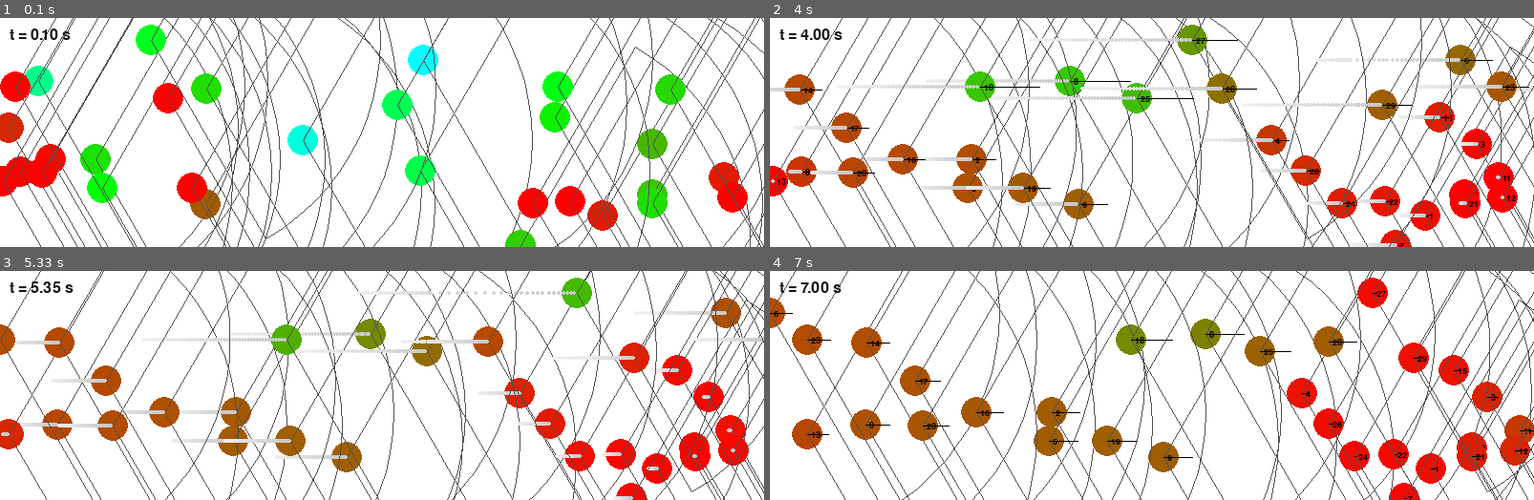
Above: before the commit, frames 1-4 (two rows, left to right).
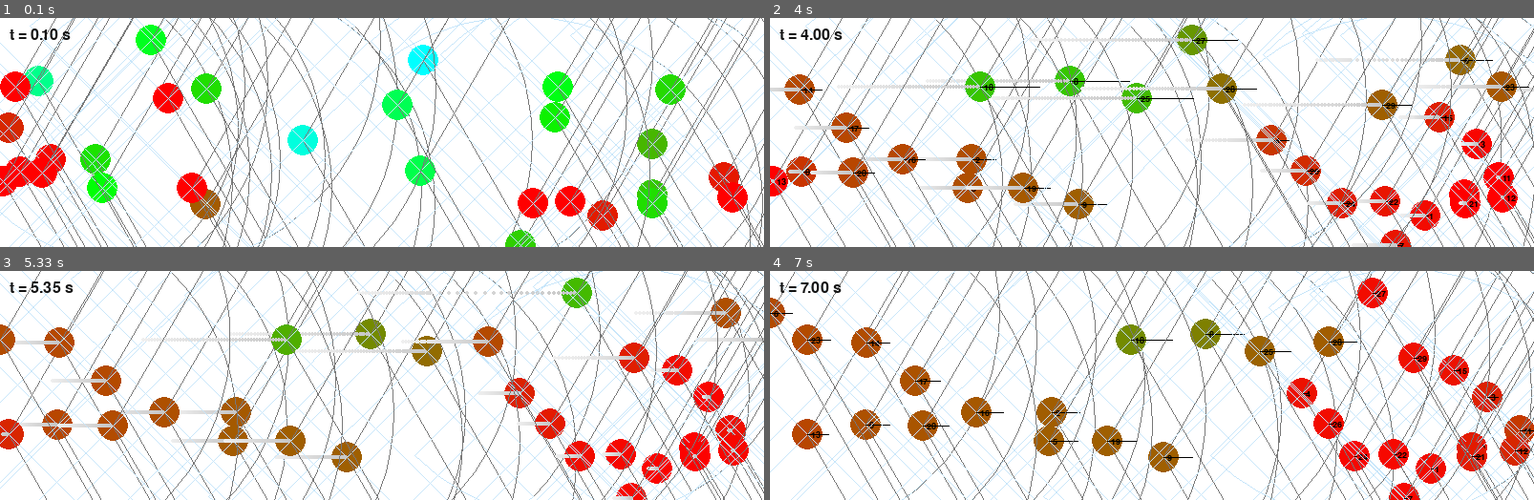
Above: after the commit, the same moments.

Repository: lliu12/crowd_flow
Game: pygame game, started from examples/run_with_logging.py
The game is run twice, just before and just after one commit, with the same random seed, the same clock (stepped at 60 frames per second) and the same inputs.
Inputs:
- Up to frame 1 (0.1 s): no input
- Up to frame 2 (4 s): tap T at 0.33 s; tap C at 0.67, 3.67 s; tap V at 1 s; tap I at 2.33 s
- Up to frame 3 (5.33 s): tap V at 4 s; tap I at 4.33 s
- Up to frame 4 (7 s): tap I at 5.73, 6.03, 6.23, 6.53, 6.8 s; tap V at 5.82 s; tap T at 6.32 s

The runs differ from the first frame. In frame 1, 12% of the frame differs, in the area x 0-100%, y 0-100%; in frame 2, 11%; in frame 3, 11%; in frame 4, 11%.

Commit message:
add circle flow

Diff:
--- a/crowd_sim/agents.py
+++ b/crowd_sim/agents.py
@@ -1,7 +1,7 @@
 # agents.py
 from collections import deque
 from dataclasses import dataclass, field
-from typing import Deque, Tuple
+from typing import Deque, Tuple, Optional
 
 
 
@@ -24,6 +24,11 @@
     orbit_radius: float = 0.0
     pass_target_radius: float = 0.0
     angular_speed: float = 0.0
+    blocked: bool = False
+    left_blocked: bool = False
+    right_blocked: bool = False
+    dist_to_nearest: Optional[float] = None
+    angle_to_nearest: Optional[float] = None
     trail: Deque[Tuple[float, float]] = field(
         default_factory=lambda: deque(maxlen=50)
     )
--- a/crowd_sim/behaviors.py
+++ b/crowd_sim/behaviors.py
@@ -28,6 +28,38 @@
             dy += Ly
 
     return dx, dy
+
+
+def is_neighbor_in_custom_cone(agent,
+                               nb,
+                               params: Dict,
+                               dir_x: float,
+                               dir_y: float,
+                               range_m: float,
+                               half_angle: float) -> Tuple[bool, Optional[float], float, float]:
+    """Check if nb is within a cone with explicit direction, range, and half-angle."""
+    Lx = params.get("Lx", None)
+    Ly = params.get("Ly", None)
+    periodic_x = params.get("periodic_x", False)
+    periodic_y = params.get("periodic_y", False)
+
+    dx, dy = displacement_with_periodic(agent, nb, Lx, Ly, periodic_x, periodic_y)
+
+    dist = math.hypot(dx, dy)
+    if dist == 0.0 or dist > range_m:
+        return False, None, dx, dy
+
+    dot = dir_x * dx + dir_y * dy
+    cos_angle = dot / dist
+
+    if cos_angle <= 0.0:
+        return False, None, dx, dy
+
+    if cos_angle < math.cos(half_angle):
+        return False, None, dx, dy
+
+    return True, dist, dx, dy
+
 
 
 def is_neighbor_in_vision_cone(agent,
@@ -41,32 +73,8 @@
     """
     R = params.get("sensing_radius", 3.0)
     theta = params.get("sensing_half_angle", math.radians(60.0))
-
-    Lx = params.get("Lx", None)
-    Ly = params.get("Ly", None)
-    periodic_x = params.get("periodic_x", False)
-    periodic_y = params.get("periodic_y", False)
-
-    # Displacement with periodic boundaries
-    dx, dy = displacement_with_periodic(agent, nb, Lx, Ly, periodic_x, periodic_y)
-
-    dist = math.hypot(dx, dy)
-    if dist == 0.0 or dist > R:
-        return False, None
-
-    # Angle check: cos(angle) = (dir . r) / (|dir||r|)
-    dot = dir_x * dx + dir_y * dy
-    cos_angle = dot / dist
-
-    # Behind or exactly sideways
-    if cos_angle <= 0.0:
-        return False, None
-
-    # Outside half-angle
-    if cos_angle < math.cos(theta):
-        return False, None
-
-    return True, dist
+    in_cone, dist, _, _ = is_neighbor_in_custom_cone(agent, nb, params, dir_x, dir_y, R, theta)
+    return in_cone, dist
 
 def circular_ccw_direction(agent: Agent, params: Dict) -> Tuple[float, float]:
     """Return the unit tangent direction for counterclockwise motion."""
@@ -165,17 +173,17 @@
     nearest_left_d = None
 
     for nb in neighbors:
-        in_cone, dist = is_neighbor_in_vision_cone(agent, nb, params, dir_x, dir_y)
+        in_cone, dist, dx, dy = is_neighbor_in_custom_cone(
+            agent,
+            nb,
+            params,
+            dir_x,
+            dir_y,
+            params.get("sensing_radius", 3.0),
+            params.get("sensing_half_angle", math.radians(60.0)),
+        )
         if not in_cone:
             continue
-
-        dx, dy = displacement_with_periodic(
-            agent, nb,
-            params.get("Lx", None),
-            params.get("Ly", None),
-            params.get("periodic_x", False),
-            params.get("periodic_y", False),
-        )
 
         side = dir_x * dy - dir_y * dx
 
@@ -195,13 +203,9 @@
         pass_strength = 1.0 - (nearest_left_d - d_stop) / (d_slow - d_stop)
 
     desired_target_radius = base_radius + max_offset * pass_strength
-    print(f"Agent {agent.id} has current desired target radius {desired_target_radius}")
-
     alpha = min(1.0, target_gain * dt)
     current_target = current_target + alpha * (desired_target_radius - current_target)
     agent.pass_target_radius = current_target
-
-    print(f"Agent {agent.id} has current target radius {agent.pass_target_radius}")
 
     omega = getattr(agent, "angular_speed", params.get("angular_speed", 0.0))
     tangential_speed = abs(omega) * current_target
@@ -222,6 +226,126 @@
     agent.dir_y = dir_y
     agent.vx = speed * dir_x + corr_vx
     agent.vy = speed * dir_y + corr_vy
+
+
+def circular_robotics_behavior(agent: Agent,
+                               neighbors: List,
+                               params: Dict) -> None:
+
+
+    d_stop = params.get("d_stop", 0.15)
+    d_slow = params.get("d_slow", 0.4)
+    dt = params.get("dt", 0.05)
+    radius_target_gain = params.get("radius_target_gain", 4.0)
+    forward_range = params.get("sensing_radius", 3.0)
+    forward_half_angle = params.get("sensing_half_angle", math.radians(60.0))
+    side_range = params.get("side_sensing_radius", forward_range)
+    side_half_angle = params.get("side_sensing_half_angle", math.radians(45.0))
+
+
+    base_radius = getattr(agent, "orbit_radius", params.get("orbit_radius", 0.0))
+    current_target = getattr(agent, "pass_target_radius", 0.0)
+    if current_target == 0.0:
+        current_target = base_radius
+
+    r_min = params.get("circle_radius_min", base_radius)
+    r_max = params.get("circle_radius_max", base_radius)
+
+    dir_x, dir_y = circular_ccw_direction(agent, params)
+    left_dir_x, left_dir_y = -dir_y, dir_x
+    right_dir_x, right_dir_y = dir_y, -dir_x
+
+    nearest_d = None
+    nearest_angle = None
+    nearest_left_d = None
+    nearest_right_d = None
+
+    for nb in neighbors:
+        in_forward, forward_dist, dx, dy = is_neighbor_in_custom_cone(
+            agent, nb, params, dir_x, dir_y, forward_range, forward_half_angle
+        )
+        if in_forward:
+            signed_angle = math.atan2(dir_x * dy - dir_y * dx, dir_x * dx + dir_y * dy)
+            if nearest_d is None or (forward_dist is not None and forward_dist < nearest_d):
+                nearest_d = forward_dist
+                nearest_angle = signed_angle
+
+        in_left, left_dist, _, _ = is_neighbor_in_custom_cone(
+            agent, nb, params, left_dir_x, left_dir_y, side_range, side_half_angle
+        )
+        if in_left and (nearest_left_d is None or (left_dist is not None and left_dist < nearest_left_d)):
+            nearest_left_d = left_dist
+
+        in_right, right_dist, _, _ = is_neighbor_in_custom_cone(
+            agent, nb, params, right_dir_x, right_dir_y, side_range, side_half_angle
+        )
+        if in_right and (nearest_right_d is None or (right_dist is not None and right_dist < nearest_right_d)):
+            nearest_right_d = right_dist
+
+    agent.blocked = nearest_d is not None
+    agent.left_blocked = nearest_left_d is not None
+    agent.right_blocked = nearest_right_d is not None
+    agent.dist_to_nearest = nearest_d
+    agent.angle_to_nearest = nearest_angle
+
+    omega = getattr(agent, "angular_speed", params.get("angular_speed", 0.0))
+    base_tangential_speed = abs(omega) * current_target
+
+    if nearest_d is None:
+        closeness = 0.0
+        tangential_speed = base_tangential_speed
+    elif nearest_d <= d_stop:
+        closeness = 1.0
+        tangential_speed = 0.0
+    elif nearest_d >= d_slow:
+        closeness = 0.0
+        tangential_speed = base_tangential_speed
+    else:
+        t = (nearest_d - d_stop) / (d_slow - d_stop)
+        closeness = 1.0 - t
+        tangential_speed = t * base_tangential_speed
+
+    if not agent.blocked and not agent.left_blocked and not agent.right_blocked:
+        desired_radius = base_radius
+    else:
+        # if nearest_angle is None or (agent.left_blocked and agent.right_blocked):
+        # ^ this line was the bug! front cone empty -> radius reset to base
+        if agent.left_blocked and agent.right_blocked:
+            side_sign = 0.0
+            closeness = 1.0
+        elif (not agent.left_blocked) and ((False if nearest_angle is None else nearest_angle < 0.0) or agent.right_blocked):
+            side_sign = -1.0
+            closeness = 1.0
+        elif (not agent.right_blocked) and ((False if nearest_angle is None else nearest_angle > 0.0) or agent.left_blocked):
+            side_sign = 1.0
+            closeness = 1.0
+        else:
+            side_sign = 0.0
+
+
+        max_delta_inward = max(0.0, base_radius - r_min)
+        max_delta_outward = max(0.0, r_max - base_radius)
+        max_delta = max_delta_inward if side_sign < 0.0 else max_delta_outward
+        desired_radius = base_radius + side_sign * closeness * max_delta
+        # desired_radius = base_radius + side_sign * max_delta
+
+        desired_radius = max(r_min, min(r_max, desired_radius))
+        print(f"nearest angle: {nearest_angle}, side sign: {side_sign}, desired radius {desired_radius}")
+
+        # print(f"Agent {agent.id} desired radius: {desired_radius}, sign {side_sign}, closeness {closeness}, max_delta {max_delta}")
+
+
+    alpha = min(1.0, radius_target_gain * dt)
+    current_target = current_target + alpha * (desired_radius - current_target)
+    agent.pass_target_radius = current_target
+
+    tangential_speed = min(tangential_speed, abs(omega) * current_target) if tangential_speed > 0.0 else tangential_speed
+    corr_vx, corr_vy = radial_restoring_velocity(agent, params)
+
+    agent.dir_x = dir_x
+    agent.dir_y = dir_y
+    agent.vx = tangential_speed * dir_x + corr_vx
+    agent.vy = tangential_speed * dir_y + corr_vy
 
 
 # these agents move forward at their desired speed until a neighbor is detected
--- a/crowd_sim/visualization/pygame_view.py
+++ b/crowd_sim/visualization/pygame_view.py
@@ -20,6 +20,8 @@
                  pixels_per_meter: float = 80.0,
                  fps_cap: int = 20,
                  sensing_half_angle: float = math.radians(60.0),
+                 side_sensing_radius: Optional[float] = None,
+                 side_sensing_half_angle: float = math.radians(45.0),
                  orbit_center: Optional[Tuple[float, float]] = None,
                  orbit_radius: Optional[float] = None,
                  agent_radius_m = 0.2):
@@ -34,6 +36,8 @@
         self.clock = pygame.time.Clock()
         self.fps_cap = fps_cap
         self.sensing_half_angle = sensing_half_angle
+        self.side_sensing_radius = side_sensing_radius if side_sensing_radius is not None else sensing_radius
+        self.side_sensing_half_angle = side_sensing_half_angle
         self.orbit_center = orbit_center
         self.orbit_radius = orbit_radius
 
@@ -116,6 +120,40 @@
 
         return (r, g, b)
 
+    def draw_cone_outline(self,
+                          x: float,
+                          y: float,
+                          direction_angle: float,
+                          half_angle: float,
+                          radius: float,
+                          color: Tuple[int, int, int],
+                          num_segments: int = 16) -> None:
+        left_ang = direction_angle - half_angle
+        right_ang = direction_angle + half_angle
+
+        sx, sy = self.world_to_screen(x, y)
+        ex_left = x + radius * math.cos(left_ang)
+        ey_left = y + radius * math.sin(left_ang)
+        ex_right = x + radius * math.cos(right_ang)
+        ey_right = y + radius * math.sin(right_ang)
+        esx_left, esy_left = self.world_to_screen(ex_left, ey_left)
+        esx_right, esy_right = self.world_to_screen(ex_right, ey_right)
+
+        pygame.draw.line(self.screen, color, (sx, sy), (esx_left, esy_left), width=1)
+        pygame.draw.line(self.screen, color, (sx, sy), (esx_right, esy_right), width=1)
+
+        arc_points = []
+        for i in range(num_segments + 1):
+            t = i / num_segments
+            ang = left_ang + t * (right_ang - left_ang)
+            ex = x + radius * math.cos(ang)
+            ey = y + radius * math.sin(ang)
+            arc_points.append(self.world_to_screen(ex, ey))
+
+        if len(arc_points) >= 2:
+            pygame.draw.lines(self.screen, color, False, arc_points, width=1)
+
+
     def draw_agents_and_cones(self, agents: List[Agent]) -> None:
         for a in agents:
             sx, sy = self.world_to_screen(a.x, a.y)
@@ -125,12 +163,7 @@
             # Draw agent as circle
             pygame.draw.circle(self.screen, color, (sx, sy), self.agent_radius_px)
 
-            # Draw sensing cone (debug)
             if self.show_cones:
-                R_px = int(self.sensing_radius * self.ppm)
-                cone_color = (80, 80, 80)
-
-                # Direction vector
                 dir_x = a.dir_x
                 dir_y = a.dir_y
                 norm = math.hypot(dir_x, dir_y)
@@ -140,48 +173,25 @@
                 dir_x /= norm
                 dir_y /= norm
 
-                # Angle of direction in world-space (y up)
                 angle = math.atan2(dir_y, dir_x)
-
-                half_angle = self.sensing_half_angle
-
-                # Compute endpoints of the cone in world space
-                left_ang  = angle - half_angle
-                right_ang = angle + half_angle
-
-                # Cone side endpoints on the circle
-                ex_left  = a.x + self.sensing_radius * math.cos(left_ang)
-                ey_left  = a.y + self.sensing_radius * math.sin(left_ang)
-                ex_right = a.x + self.sensing_radius * math.cos(right_ang)
-                ey_right = a.y + self.sensing_radius * math.sin(right_ang)
-
-                # Transform to screen space
-                sx, sy = self.world_to_screen(a.x, a.y)
-                esx_left,  esy_left  = self.world_to_screen(ex_left,  ey_left)
-                esx_right, esy_right = self.world_to_screen(ex_right, ey_right)
-
-                # 1) Draw the two radial edges
-                pygame.draw.line(self.screen, cone_color, (sx, sy), (esx_left,  esy_left),  width=1)
-                pygame.draw.line(self.screen, cone_color, (sx, sy), (esx_right, esy_right), width=1)
-
-                # 2) Draw the circular arc between the two endpoints
-                #    Approximate the arc with short line segments.
-                num_segments = 24
-                arc_points = []
-                for i in range(num_segments + 1):
-                    t = i / num_segments
-                    ang = left_ang + t * (right_ang - left_ang)
-                    ex = a.x + self.sensing_radius * math.cos(ang)
-                    ey = a.y + self.sensing_radius * math.sin(ang)
-                    arc_points.append(self.world_to_screen(ex, ey))
-
-                # Draw the arc (just the outer curve)
-                if len(arc_points) >= 2:
-                    pygame.draw.lines(self.screen, cone_color, False, arc_points, width=1)
-
-                # Filled cone instead
-                # sector_points = [(sx, sy)] + arc_points
-                # pygame.draw.polygon(self.screen, cone_color, sector_points, width=0)
+                left_angle = math.atan2(dir_x, -dir_y)
+                right_angle = math.atan2(-dir_x, dir_y)
+
+                forward_color = (120, 120, 120) if not getattr(a, "blocked", False) else (80, 80, 180)
+                side_clear_color =  (200, 230, 250) # (250, 230, 200)
+                side_blocked_color = (255, 150, 160) #  (160, 150, 255)
+                left_color = side_clear_color if not getattr(a, "left_blocked", False) else side_blocked_color
+                right_color = side_clear_color if not getattr(a, "right_blocked", False) else side_blocked_color
+
+                self.draw_cone_outline(
+                    a.x, a.y, angle, self.sensing_half_angle, self.sensing_radius, forward_color, num_segments=24
+                )
+                self.draw_cone_outline(
+                    a.x, a.y, left_angle, self.side_sensing_half_angle, self.side_sensing_radius, left_color, num_segments=12
+                )
+                self.draw_cone_outline(
+                    a.x, a.y, right_angle, self.side_sensing_half_angle, self.side_sensing_radius, right_color, num_segments=12
+                )
 
             if self.show_velocities:
                 vx, vy = a.vx, a.vy  # or however your Agent exposes velocity
--- /dev/null
+++ b/examples/run_circle_flow.py
@@ -0,0 +1,187 @@
+# examples/run_circle_flow.py
+import math
+import os
+import random
+import sys
+from typing import Optional
+import numpy as np
+
+# Allow running this script directly
+sys.path.append(os.path.dirname(os.path.dirname(os.path.abspath(__file__))))
+
+import pygame  # noqa: E402
+
+from crowd_sim.agents import Agent
+from crowd_sim.behaviors import circular_orbit_behavior, circular_passing_behavior, circular_robotics_behavior
+from crowd_sim.environment import Walkway, PeriodicBoundary2D
+from crowd_sim.simulation import Simulation
+from crowd_sim.visualization.pygame_view import PygameViewer
+
+WALKWAY_LENGTH = 4.0
+CIRCLE_CENTER_X = WALKWAY_LENGTH / 2.0
+CIRCLE_CENTER_Y = WALKWAY_LENGTH / 2.0
+ORBIT_RADIUS = 0.8
+ANGULAR_SPEED = math.pi / 5
+ANGULAR_SPEED_STD = 1
+SENSING_HALF_ANGLE = math.radians(60.0)
+AGENT_RADIUS = 0.06 # for drawing agent body
+CIRCLE_RADIUS_MAX = 1.4
+CIRCLE_RADIUS_MIN = ORBIT_RADIUS
+
+
+
+def create_circle_agents(
+    num_agents: int,
+    center_x: float,
+    center_y: float,
+    radius: float,
+    # angular_speed: float,
+    angular_speed_mean: float,
+    angular_speed_std: Optional[float] = None,
+) -> list[Agent]:
+    agents = []
+    for i in range(num_agents):
+        theta = 2.0 * math.pi * i / num_agents
+        x = center_x + radius * math.cos(theta)
+        y = center_y + radius * math.sin(theta)
+
+        # # speed: fixed or normally distributed
+        # if angular_speed_std is None or angular_speed_std == 0.0:
+        #     angular_speed = angular_speed_mean
+        # else:
+        #     angular_speed = random.gauss(angular_speed_mean, angular_speed_std)
+        #     angular_speed =  np.clip(angular_speed, a_min = 0.3, a_max = None)
+
+        angular_speed = random.uniform(0.3, 0.6)
+
+
+        dir_x = -math.sin(theta)
+        dir_y = math.cos(theta)
+        speed = radius * angular_speed
+
+        agents.append(
+            Agent(
+                id=i,
+                x=x,
+                y=y,
+                vx=speed * dir_x,
+                vy=speed * dir_y,
+                desired_speed=speed,
+                dir_x=dir_x,
+                dir_y=dir_y,
+                orbit_cx=center_x,
+                orbit_cy=center_y,
+                orbit_radius=radius,
+                pass_target_radius=radius,
+                angular_speed=angular_speed,
+            )
+        )
+
+    return agents
+
+
+def main():
+    walkway = Walkway(4.0, 4.0)
+    boundary = PeriodicBoundary2D(walkway)
+
+    dt = 0.03
+    sensing_radius = 0.4
+    num_agents = 4
+
+    behavior_params = {
+        "sensing_radius": sensing_radius,
+        "sensing_half_angle": SENSING_HALF_ANGLE,
+        "d_stop": 0.15,
+        "d_slow": 0.4,
+        "circle_center_x": CIRCLE_CENTER_X,
+        "circle_center_y": CIRCLE_CENTER_Y,
+        "orbit_radius": ORBIT_RADIUS,
+        "angular_speed": ANGULAR_SPEED,
+        "radial_gain": 2.0,
+        "passing_radius_offset": 0.3,
+        "passing_target_gain": 4.0,
+        "side_sensing_radius": 0.15,
+        "side_sensing_half_angle": math.radians(30.0),
+        "circle_radius_min": CIRCLE_RADIUS_MIN,
+        "circle_radius_max": CIRCLE_RADIUS_MAX,
+        "radius_target_gain": 4.0,
+    }
+
+    agents = create_circle_agents(
+        num_agents=num_agents,
+        center_x=CIRCLE_CENTER_X,
+        center_y=CIRCLE_CENTER_Y,
+        radius=ORBIT_RADIUS,
+        angular_speed_mean=ANGULAR_SPEED,
+        angular_speed_std=ANGULAR_SPEED_STD
+    )
+
+    sim = Simulation(
+        walkway=walkway,
+        boundary_handler=boundary,
+        agents=agents,
+        dt=dt,
+        behavior_fn=circular_robotics_behavior,
+        behavior_params=behavior_params,
+        sensing_radius=sensing_radius,
+        periodic_x=True,
+        periodic_y=True,
+    )
+
+    viewer = PygameViewer(
+        walkway=walkway,
+        sensing_radius=sensing_radius,
+        pixels_per_meter=220.0,
+        fps_cap=30,
+        sensing_half_angle=SENSING_HALF_ANGLE,
+        side_sensing_radius=behavior_params["side_sensing_radius"],
+        side_sensing_half_angle=behavior_params["side_sensing_half_angle"],
+        orbit_center=(CIRCLE_CENTER_X, CIRCLE_CENTER_Y),
+        orbit_radius=ORBIT_RADIUS,
+        agent_radius_m=AGENT_RADIUS,
+    )
+
+    running = True
+    max_steps = 10_000
+    step_count = 0
+
+    while running and step_count < max_steps:
+        running = viewer.handle_events()
+
+        if viewer.request_reset:
+            agents = create_circle_agents(
+                num_agents=num_agents,
+                center_x=CIRCLE_CENTER_X,
+                center_y=CIRCLE_CENTER_Y,
+                radius=ORBIT_RADIUS,
+                angular_speed_mean=ANGULAR_SPEED,
+                angular_speed_std = ANGULAR_SPEED_STD
+            )
+            sim = Simulation(
+                walkway=walkway,
+                boundary_handler=boundary,
+                agents=agents,
+                dt=dt,
+                behavior_fn=circular_robotics_behavior,
+                behavior_params=behavior_params,
+                sensing_radius=sensing_radius,
+                periodic_x=True,
+                periodic_y=True,
+            )
+            step_count = 0
+            viewer.paused = False
+            viewer.single_step = False
+            viewer.request_reset = False
+
+        if not viewer.paused or viewer.single_step:
+            sim.step()
+            viewer.single_step = False
+            step_count += 1
+
+        viewer.draw(sim.agents, sim.time)
+
+    pygame.quit()
+
+
+if __name__ == "__main__":
+    main()
